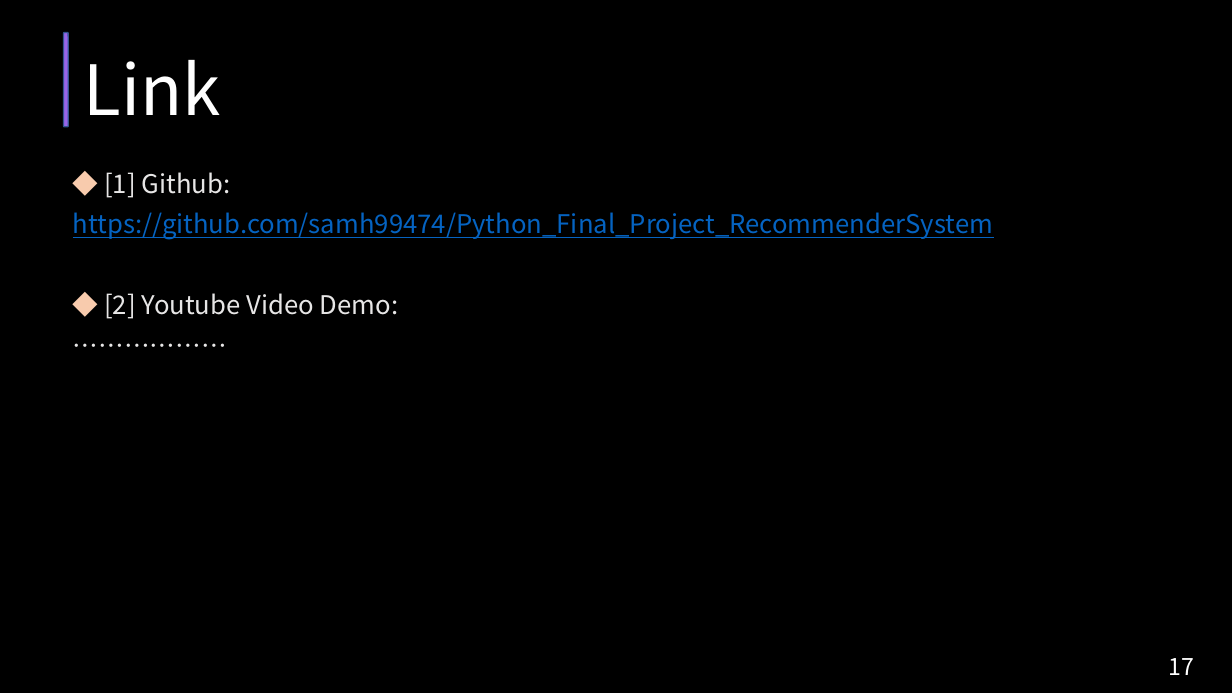
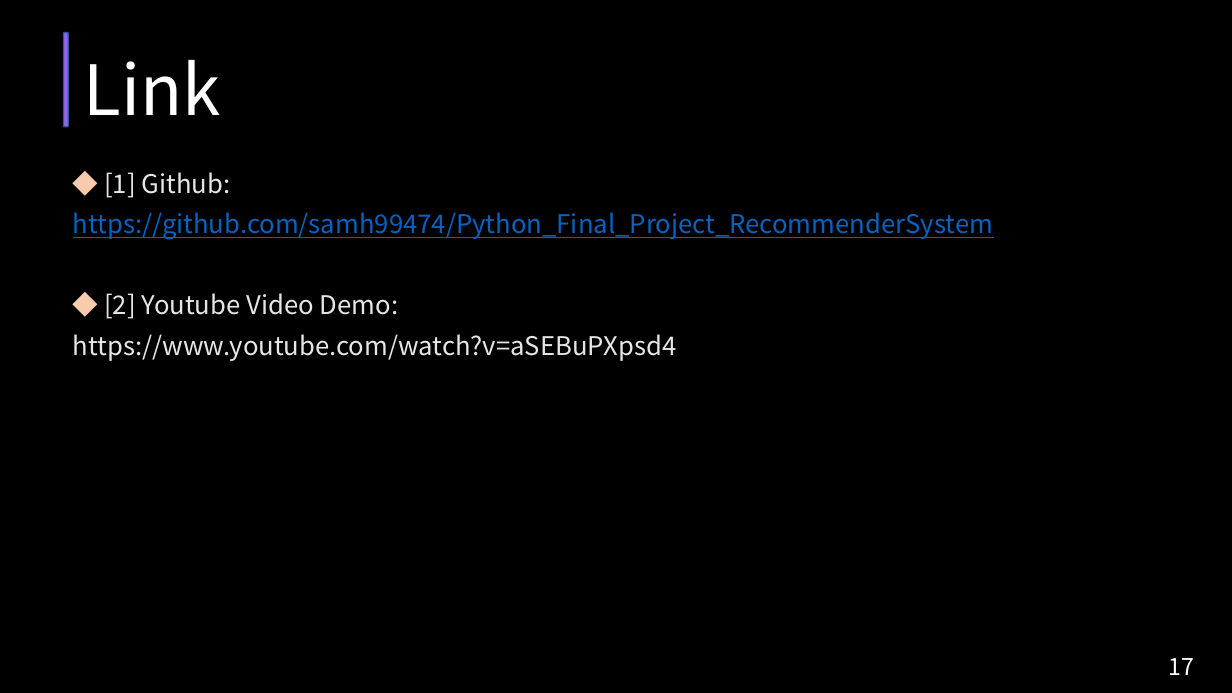
Before and after one commit to samh99474/Python_Final_Project_RecommenderSystem, a slide deck: slide 17 of 報告資料/期末報告Python_Movie_RecommerSystem.pptx. Drawn at 1232x693 pixels with LibreOffice and Linux fonts; fonts in the diff are those of the drawing. Boxes give left, top, right and bottom in pixels: in the first picture for what was removed or moved away, otherwise in the second. Text is boxed around its words. In the diff, an @@ line names an element or a change of style, - is before the commit and + after.

```diff
--- a/報告資料/期末報告Python_Movie_RecommerSystem.pptx
+++ b/報告資料/期末報告Python_Movie_RecommerSystem.pptx
@@ text at box(73, 334, 677, 361): text changed @@
-………………
+https://www.youtube.com/watch?v=aSEBuPXpsd4
```
Also in this commit, not shown: 1 slide added, 3 other files.
